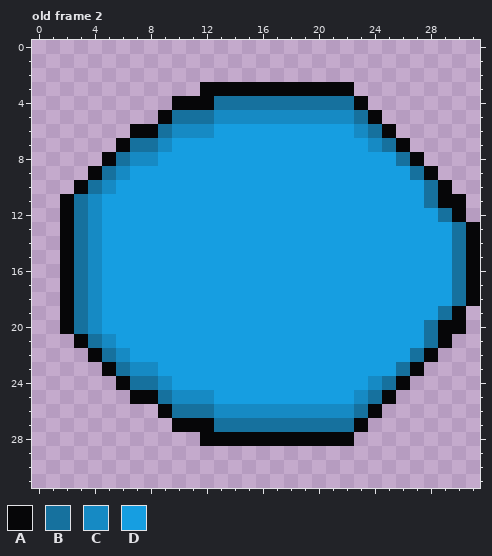
A pixel-art file gets an edit: assets/sprites/legval/turret_helice.ase. That is the earlier state.
32x32 pixels, 2 frames. Shown: old frame 2. The commit also changed other frames, which this record leaves out.
Palette (. is transparent): A #060608  B #16719e  C #168ac4  D #169ee1
After:
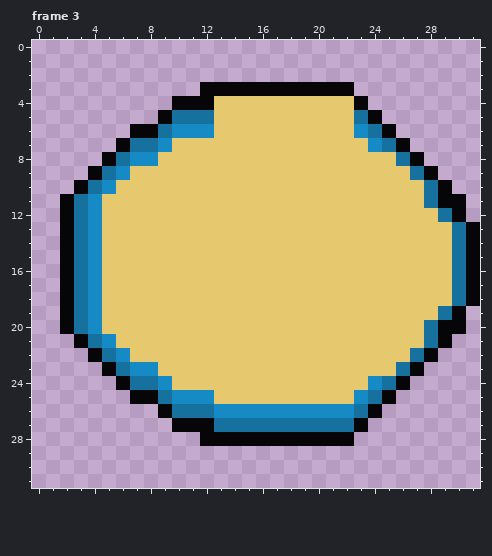
A new or re-ordered frame is compared with the old frame closest to it.
Diff:
frames 2 -> 7
colour D: #169ee1 -> #e6c86e
Changed rows in their new state; - is a pixel that keeps its letter.
Frame 3 is new; against old frame 2, layer "Layer 3":
first column x 13:
 4 DDDDDDDDDD
 5 DDDDDDDDDD
Where, in picture pixels (left, top, right, bottom), the same in both pictures:
changed: (102, 96, 452, 404)
